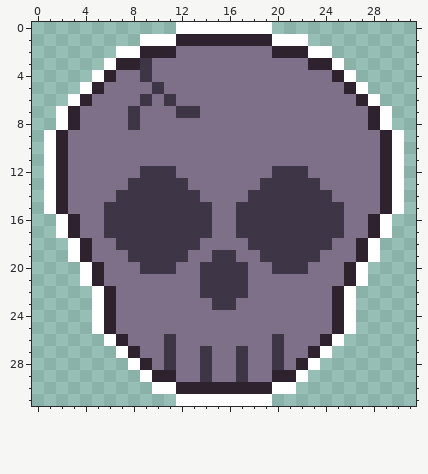
File history of a pixel-art file, items/human_skull.aseprite. The picture above was drawn from the file before the commit.
32x32 pixels, 1 frame.
And afterwards:
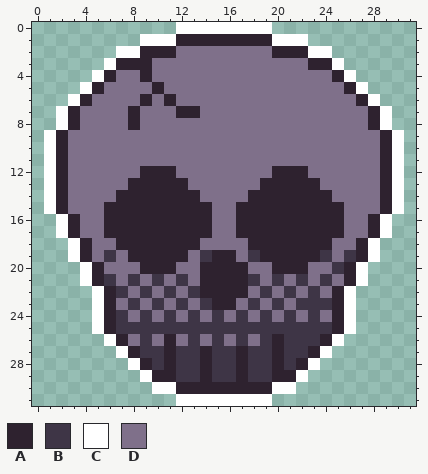
Palette (. is transparent): A #2e222f  B #3e3546  C #ffffff  D #7f708a
Change:
y 3..4: x 9 B -> A
y 5: x 10 B -> A
y 6: x 9 B -> A; x 11 B -> A
y 7: x 8 B -> A; x 12..13 BB -> AA
y 8: x 8 B -> A
y 12: x 9..11 BBB -> AAA; x 20..22 BBB -> AAA
y 13: x 8..12 BBBBB -> AAAAA; x 19..23 BBBBB -> AAAAA
y 14: x 7..13 BBBBBBB -> AAAAAAA; x 18..24 BBBBBBB -> AAAAAAA
y 15..17: x 6..14 BBBBBBBBB -> AAAAAAAAA; x 17..25 BBBBBBBBB -> AAAAAAAAA
y 18: x 7..13 BBBBBBB -> AAAAAAA; x 18..24 BBBBBBB -> AAAAAAA
y 19: x 6 D -> B; x 8..12 BBBBB -> AAAAA; x 14..16 DBB -> BAA; x 18..24 DBBBBBD -> BAAAAAB; x 26 D -> B
y 20: x 9..11 BBB -> AAA; x 14..17 BBBB -> AAAA; x 20..22 BBB -> AAA; x 25 D -> B
y 21: x 6 D -> B; x 8 D -> B; x 10 D -> B; x 12 D -> B; x 14..18 BBBBD -> AAAAB; x 20 D -> B; x 22 D -> B; x 24 D -> B
y 22: x 7 D -> B; x 9 D -> B; x 11 D -> B; x 13..17 DBBBB -> BAAAA; x 19 D -> B; x 21 D -> B; x 23 D -> B
y 23: x 8 D -> B; x 10 D -> B; x 12 D -> B; x 14..16 DBB -> BAA; x 18 D -> B; x 20 D -> B; x 22..24 DDD -> BBB
y 24: x 7 D -> B; x 9 D -> B; x 11 D -> B; x 13 D -> B; x 15 D -> B; x 17 D -> B; x 19 D -> B; x 21 D -> B; x 23 D -> B
y 25: x 7..24 DDDDDDDDDDDDDDDDDD -> BBBBBBBBBBBBBBBBBB
y 26: x 9 D -> B; x 11 B -> A; x 13 D -> B; x 15 D -> B; x 17 D -> B; x 19..23 DBDDD -> BABBB
y 27: x 9..22 DDBDDBDDBDDBDD -> BBABBABBABBABB
y 28: x 10..21 DBDDBDDBDDBD -> BABBABBABBAB
y 29: x 12..19 DDBDDBDD -> BBABBABB
